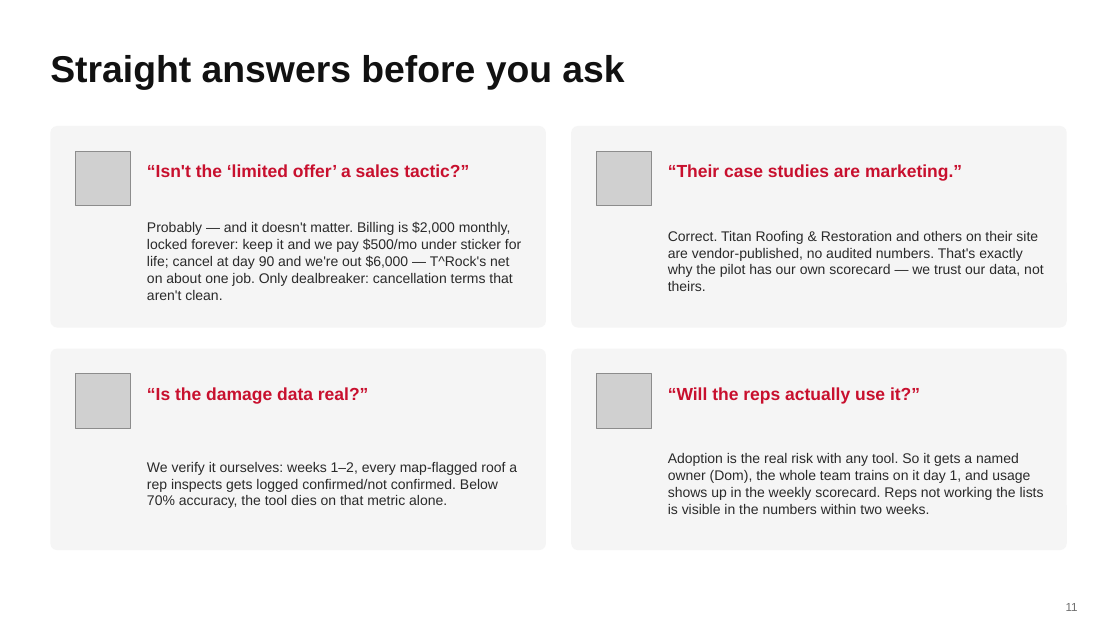
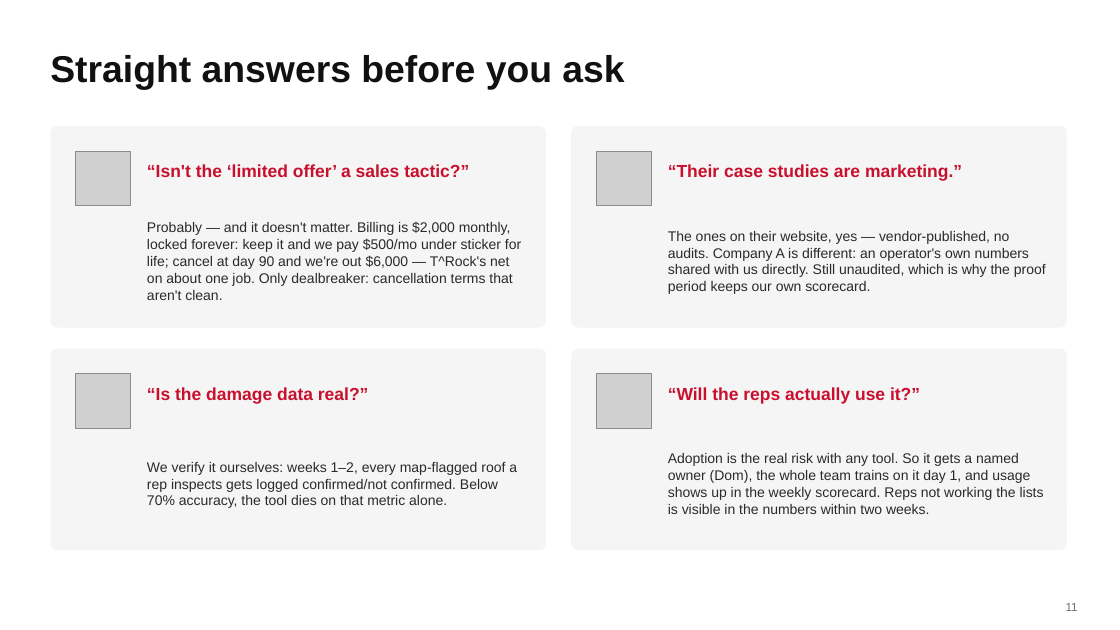
Before and after one commit to DommyD26/roofing-site-template, a slide deck: slide 11 of pitch/Storm-Scout-Pitch.pptx. Drawn at 1120x630 pixels with LibreOffice and Linux fonts; fonts in the diff are those of the drawing; grey boxes stand for pictures. Boxes give left, top, right and bottom in pixels: in the first picture for what was removed or moved away, otherwise in the second. Text is boxed around its words. In the diff, an @@ line names an element or a change of style, - is before the commit and + after.

```diff
--- a/pitch/Storm-Scout-Pitch.pptx
+++ b/pitch/Storm-Scout-Pitch.pptx
@@ text at (668, 231, 1046, 294): text changed @@
-Correct. Titan Roofing & Restoration and others on their site are vendor-published, no audited numbers. That's exactly why the pilot has our own scorecard — we trust our data, not theirs.
+The ones on their website, yes — vendor-published, no audits. Company A is different: an operator's own numbers shared with us directly. Still unaudited, which is why the proof period keeps our own scorecard.
```
Also in this commit, not shown: 1 slide added, 1 slide removed, 1 other file.
